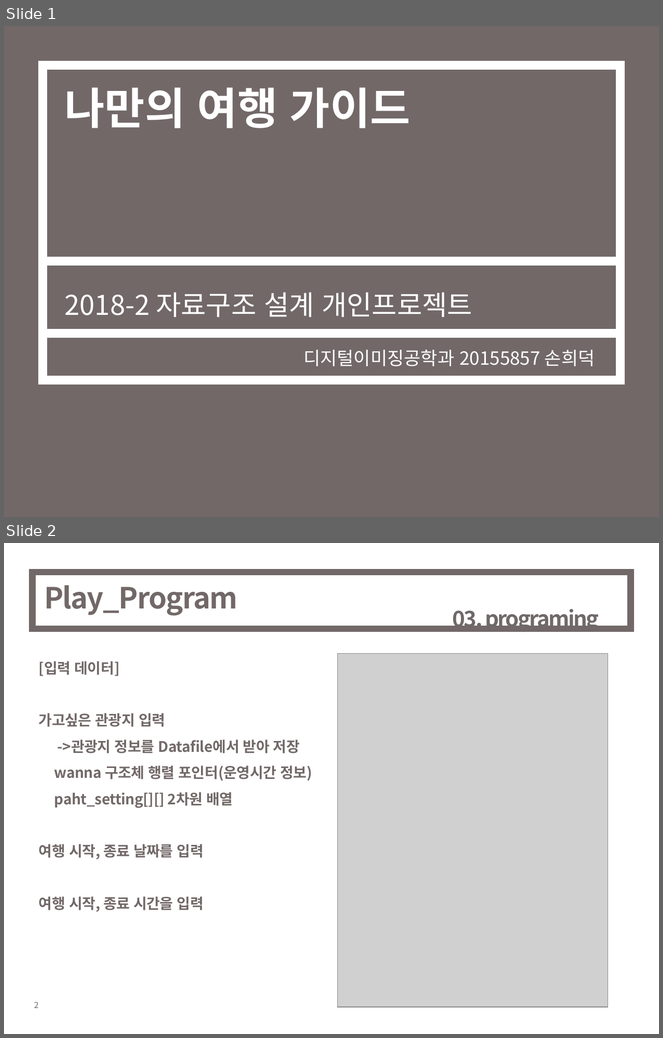
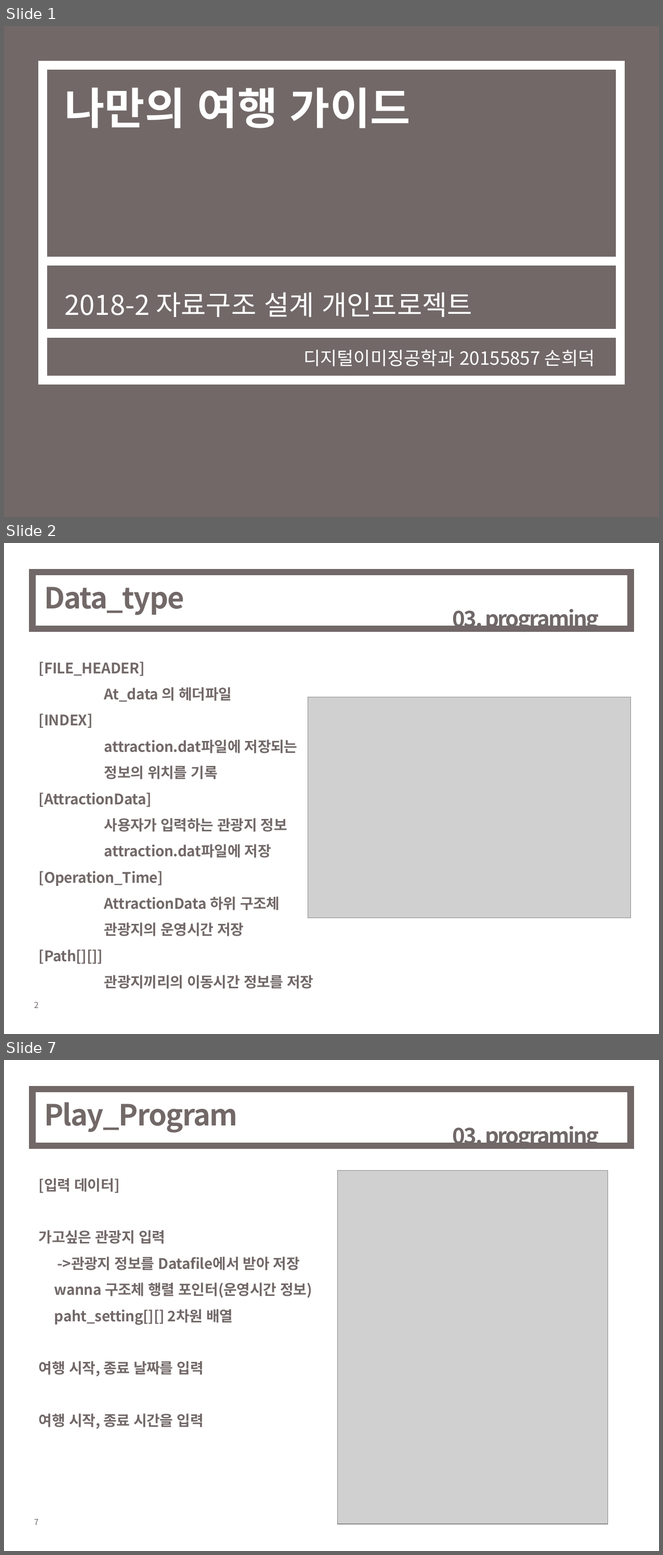
Before and after one commit to hdson07/DataSturucture_PersonalProject, a slide deck: 4.Test&evaluation.pptx. Shown one above the other, each under a label of ours: slides 1 and 2 before the commit, slides 1, 2 and 7 after it; the slides between them are not shown. The pictures are 663x1038 and 663x1555 pixels, drawn with LibreOffice and Linux fonts; fonts in the diff are those of the drawing; grey boxes stand for pictures. Boxes give left, top, right and bottom in pixels: in the first picture for what was removed or moved away, otherwise in the second. Text is boxed around its words. In the diff, an @@ line names an element or a change of style, - is before the commit and + after.

```diff
--- a/4.Test&evaluation.pptx
+++ b/4.Test&evaluation.pptx
@@ slide 2 added at [4, 543, 659, 1034], background #FFFFFF; not listed: 1 template element that a slide beside it also shows @@
@@ rectangle added at [32, 572, 631, 629], outline #726868 7 pt @@
@@ title added at [44, 587, 184, 615], 32 pt, text #726868, bold @@
+Data_type
@@ text added at [453, 609, 599, 632], 24 pt, text #706868, bold @@
+03. programing
@@ text added at [39, 662, 313, 989], 16 pt, text #726868, bold @@
+[FILE_HEADER]
+At_data 의 헤더파일
+[INDEX]
+attraction.dat파일에 저장되는
+정보의 위치를 기록
+[AttractionData]
+사용자가 입력하는 관광지 정보
+attraction.dat파일에 저장
+[Operation_Time]
+AttractionData 하위 구조체
+관광지의 운영시간 저장
+[Path[][]]
+관광지끼리의 이동시간 정보를 저장
@@ picture added at [308, 697, 631, 918] @@
@@ what was slide 2 is now slide 7 @@
@@ page number at [34, 1519, 39, 1525]: text changed @@
-2
+7
```
Also in this commit, not shown: 4 other slides added, 4 other files.
